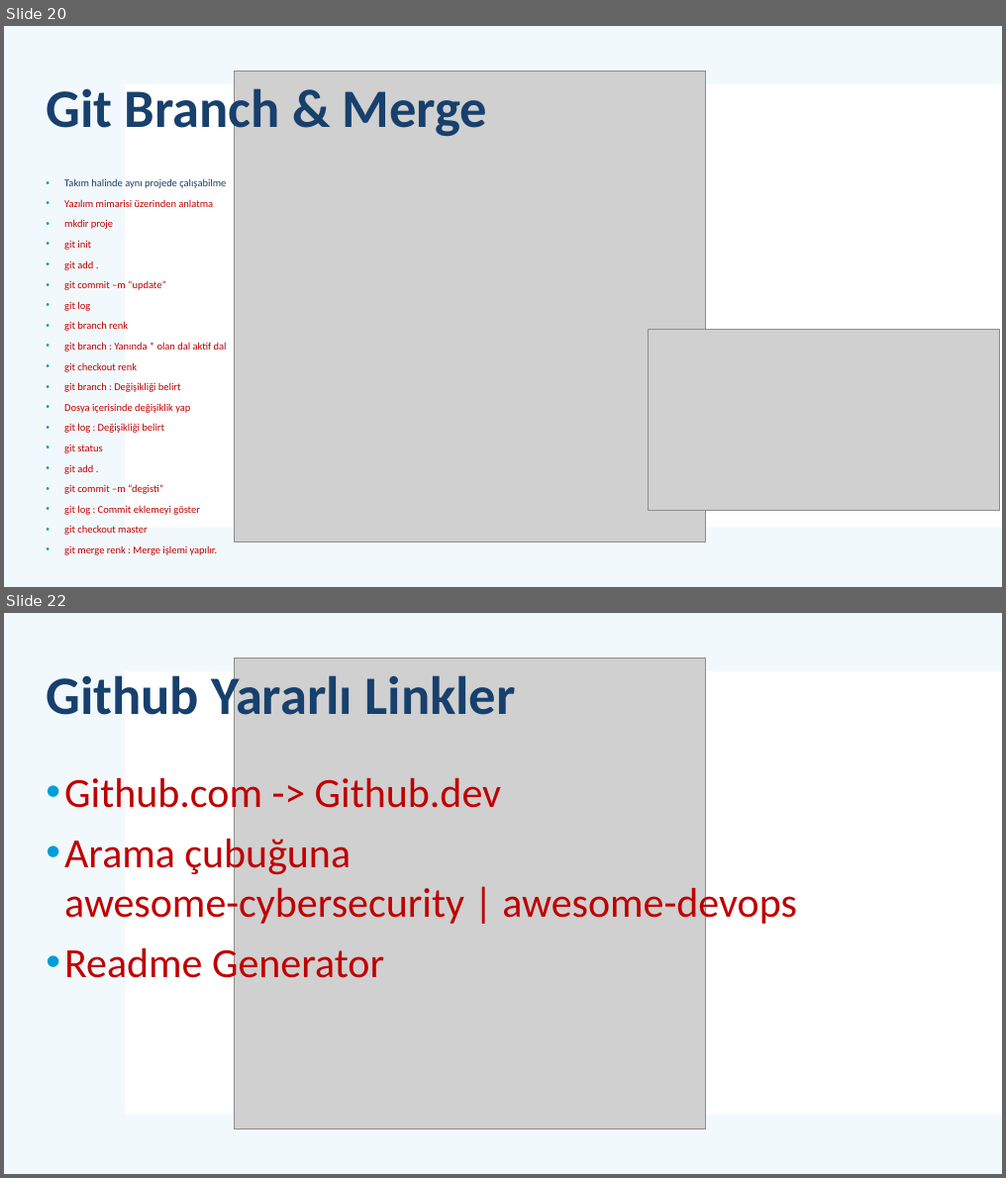
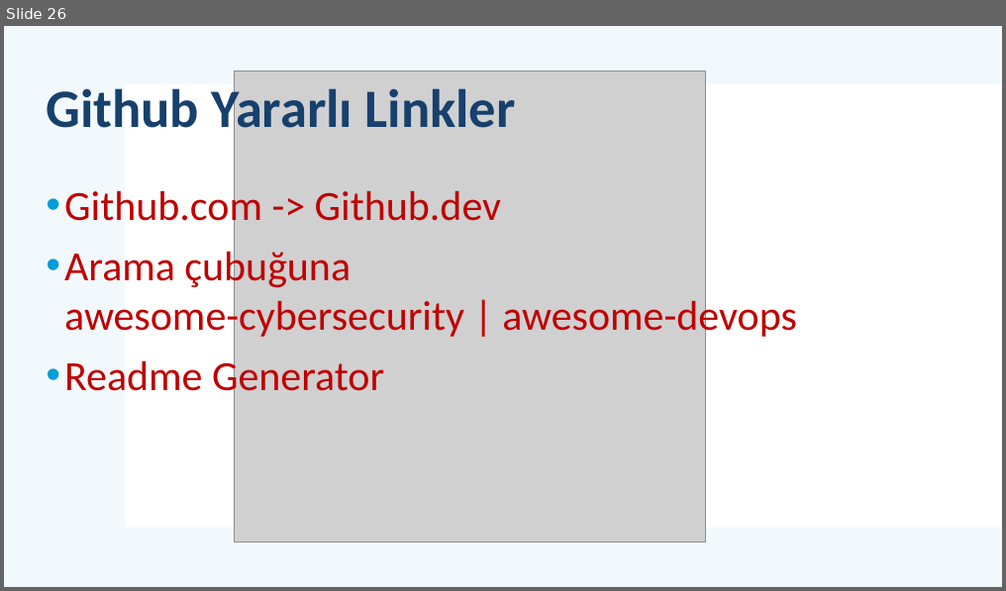
Before and after one commit to mehmetsungur/GitGithub, a slide deck: GitGithub.pptx. Shown one above the other, each under a label of ours: slides 20 and 22 before the commit, slide 26 after it; the slides between them are not shown. The pictures are 1006x1178 and 1006x591 pixels, drawn with LibreOffice and Linux fonts; fonts in the diff are those of the drawing; grey boxes stand for pictures. Boxes give left, top, right and bottom in pixels: in the first picture for what was removed or moved away, otherwise in the second. Text is boxed around its words. In the diff, an @@ line names an element or a change of style, - is before the commit and + after.

```diff
--- a/GitGithub.pptx
+++ b/GitGithub.pptx
@@ slide 20 removed at (x1=4, y1=26, x2=1002, y2=587), background #FFFFFF; not listed: 2 template elements that a slide beside it also shows @@
@@ title removed at (x1=46, y1=82, x2=488, y2=141) @@
-Git Branch & Merge
@@ picture removed at (x1=235, y1=71, x2=706, y2=542) @@
@@ text removed at (x1=64, y1=178, x2=227, y2=556) @@
-• Takım halinde aynı projede çalışabilme
-• Yazılım mimarisi üzerinden anlatma
-• mkdir proje
-• git init
-• git add .
-• git commit –m “update”
-• git log
-• git branch renk
-• git branch : Yanında * olan dal aktif dal
-• git checkout renk
-• git branch : Değişikliği belirt
-• Dosya içerisinde değişiklik yap
-• git log : Değişikliği belirt
-• git status
-• git add .
-• git commit –m “degisti”
-• git log : Commit eklemeyi göster
-• git checkout master
-• git merge renk : Merge işlemi yapılır.
@@ picture removed at (x1=648, y1=330, x2=1000, y2=511) @@
@@ what was slide 22 is now slide 26 @@
```
Also in this commit, not shown: 5 slides changed, 16 slides added, 21 other slides removed, 1 other file.
